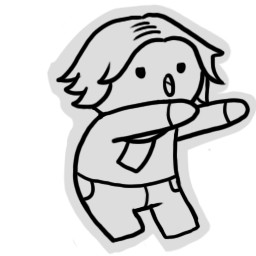
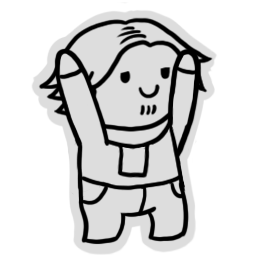
Layer changes from the first 256 × 256 image to the second:
added layer "Calque 3 copie 3" in group "Militant" over [38, 17, 214, 245]
added layer "Calque 4 copie 6" in group "Militant" over [31, 2, 218, 255]
hid "Calque 8 copie" over [33, 12, 251, 244]
hid "Calque 4 copie 4" over [46, 4, 256, 255]
